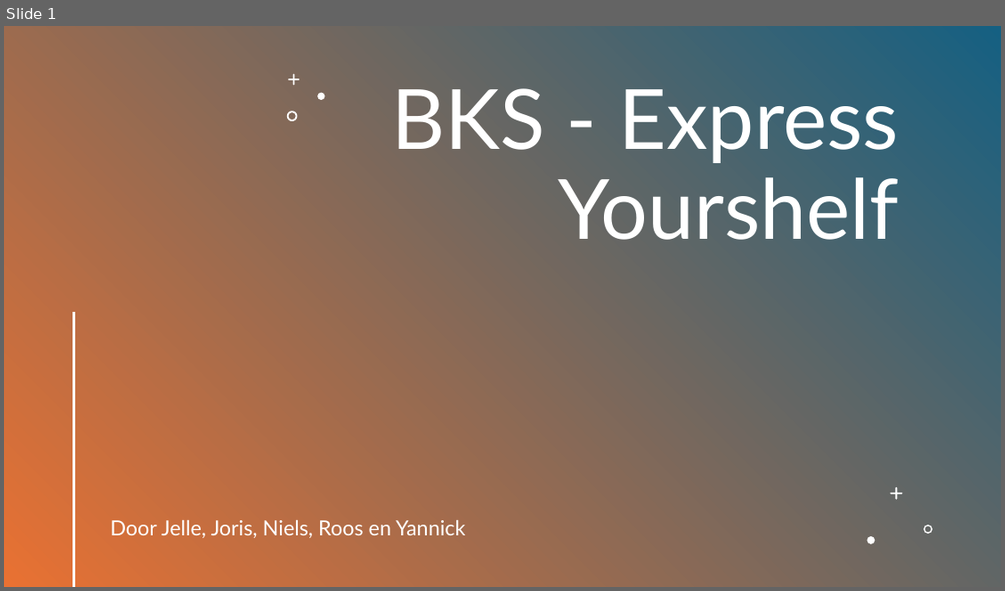
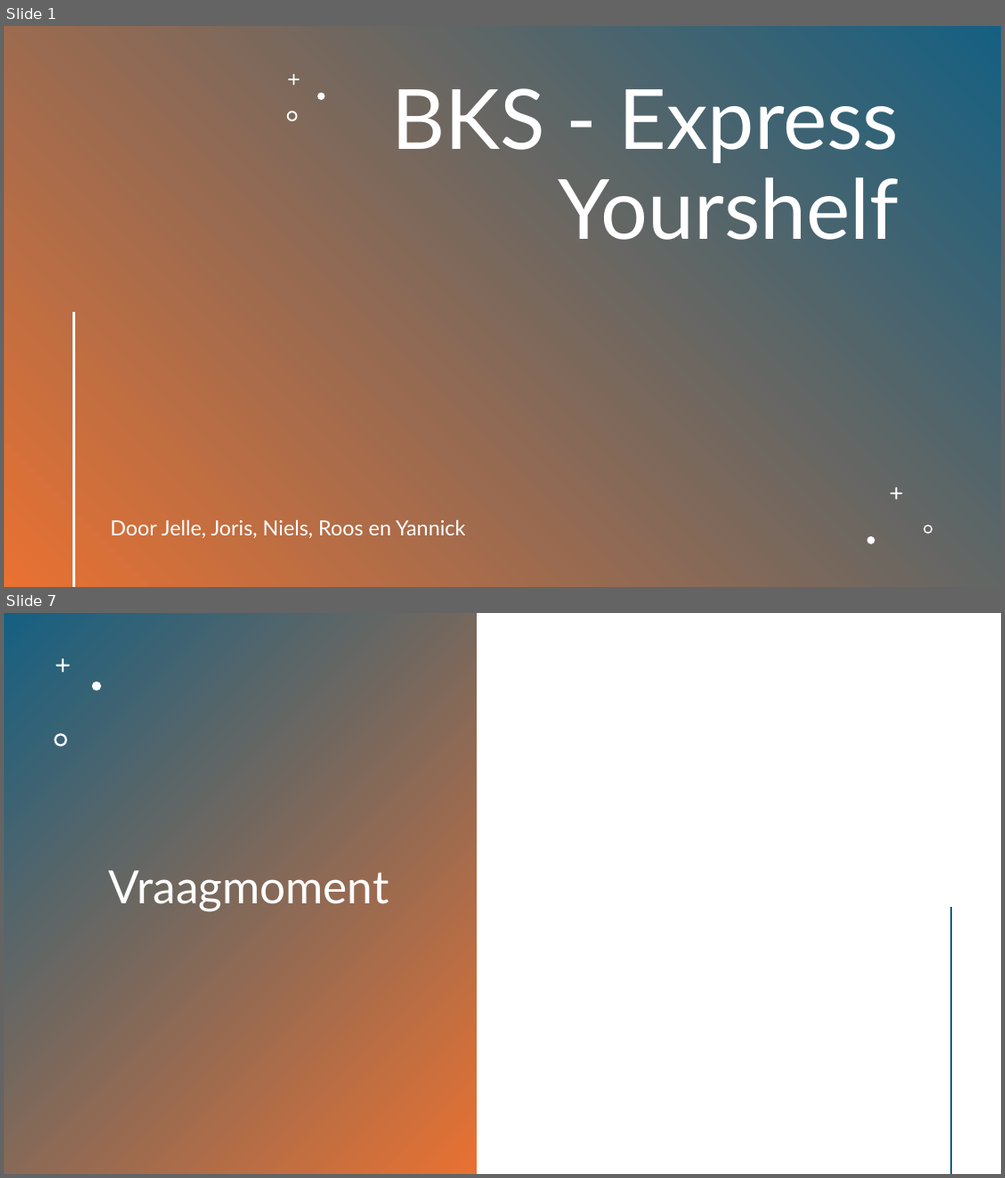
Before and after one commit to HANICA-DWA/project-sep23-klipspringer, a slide deck: groepsdocumenten/Presentatie - BKS.pptx. Shown one above the other, each under a label of ours: slide 1 before the commit, slides 1 and 7 after it; the slides between them are not shown. The pictures are 1005x591 and 1005x1178 pixels, drawn with LibreOffice and Linux fonts; fonts in the diff are those of the drawing. Boxes give left, top, right and bottom in pixels: in the first picture for what was removed or moved away, otherwise in the second. Text is boxed around its words. In the diff, an @@ line names an element or a change of style, - is before the commit and + after.

```diff
--- a/groepsdocumenten/Presentatie - BKS.pptx
+++ b/groepsdocumenten/Presentatie - BKS.pptx
@@ slide 7 added at bbox=[4, 613, 1001, 1174], background #FFFFFF @@
@@ rectangle added at bbox=[4, 613, 477, 1174], fill gradient #156082 to #E97132 @@
@@ freeform shape added at bbox=[56, 658, 70, 673], fill #FFFFFF @@
@@ freeform shape added at bbox=[92, 682, 101, 690], fill #FFFFFF @@
@@ freeform shape added at bbox=[54, 733, 67, 747], fill #FFFFFF @@
@@ title added at bbox=[109, 863, 389, 911], 44 pt, text #FFFFFF @@
+Vraagmoment
@@ line added from (952, 908) to (952, 1173), #E97132 2 pt @@
```
Also in this commit, not shown: 4 slides changed, 2 other slides added, 2 slides removed.
